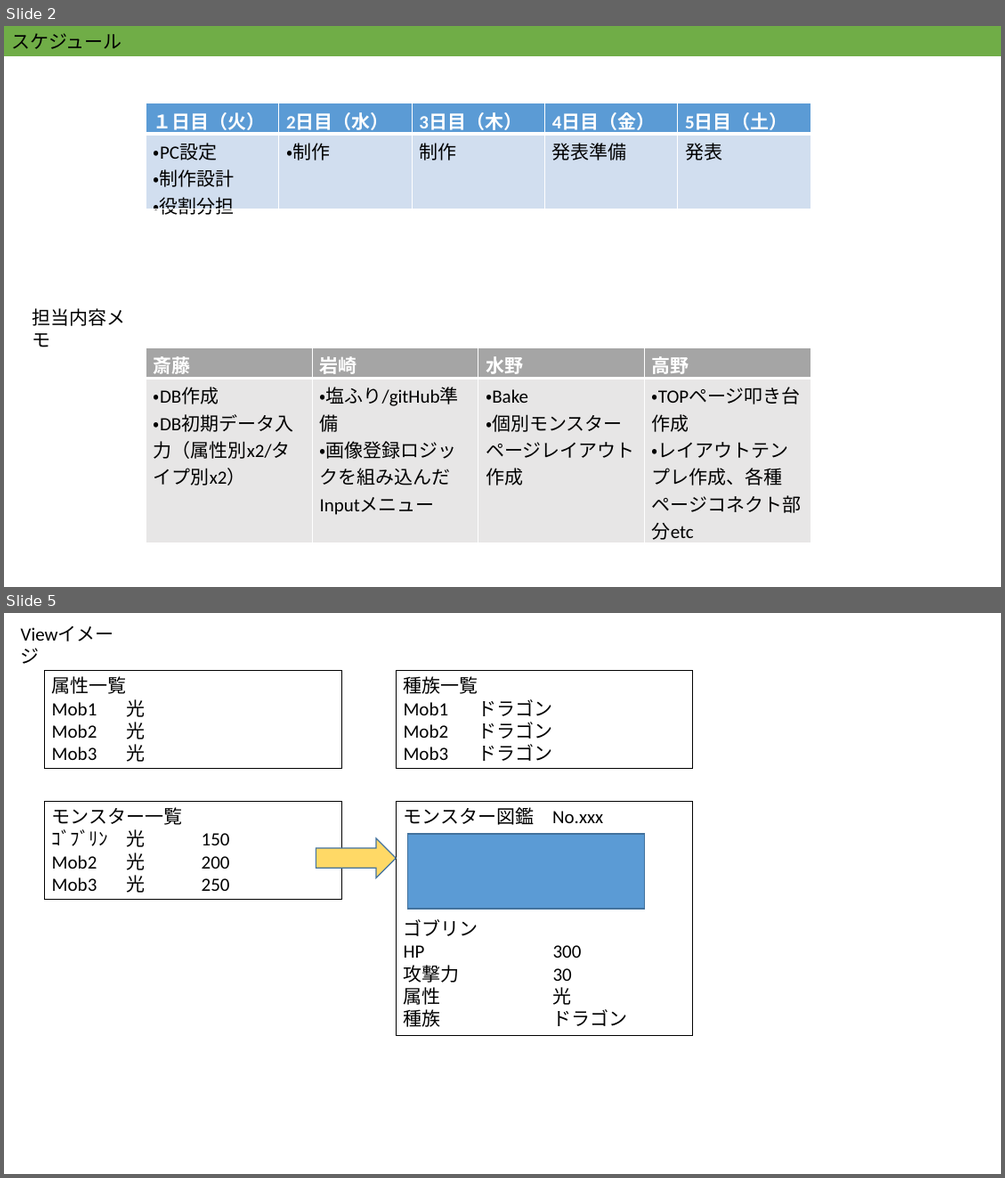
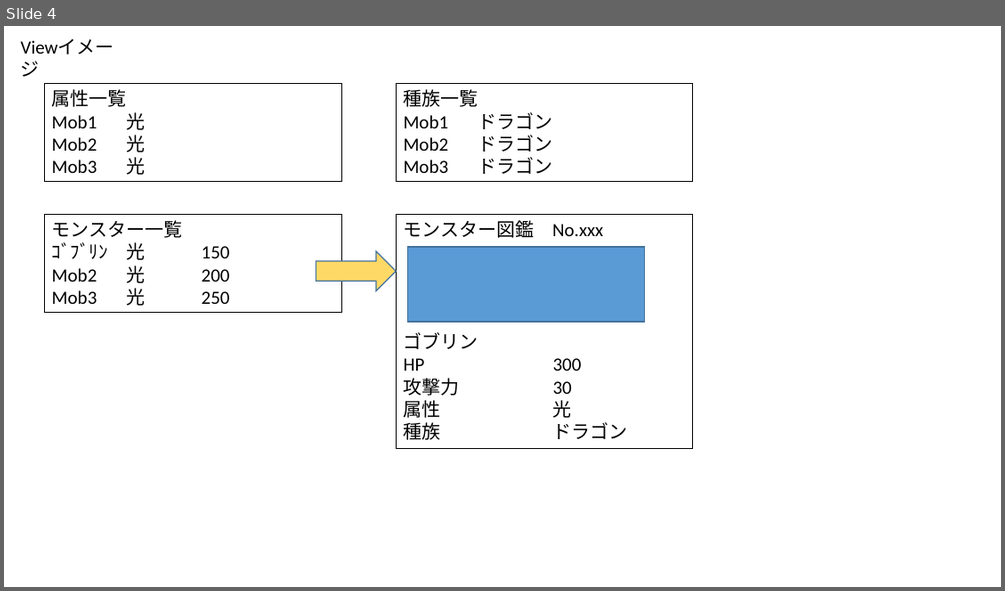
Before and after one commit to PracticeMan/Pazudora, a slide deck: 設計資料.pptx. Shown one above the other, each under a label of ours: slides 2 and 5 before the commit, slide 4 after it; the slides between them are not shown. The pictures are 1005x1178 and 1005x591 pixels, drawn with LibreOffice and Linux fonts; fonts in the diff are those of the drawing. Boxes give left, top, right and bottom in pixels: in the first picture for what was removed or moved away, otherwise in the second. Text is boxed around its words. In the diff, an @@ line names an element or a change of style, - is before the commit and + after.

Commit message:
トップページ作成

```diff
--- a/設計資料.pptx
+++ b/設計資料.pptx
@@ slide 2 removed at [4,26,1001,587], background #FFFFFF @@
@@ rectangle removed at [4,26,1001,56] @@
-スケジュール
@@ table removed at [146,103,811,221], 2 rows, 5 columns @@
-１日目（火） | 2日目（水） | 3日目（木） | 4日目（金） | 5日目（土）
-・PC設定 / ・制作設計 / ・役割分担 | ・制作 | 制作 | 発表準備 | 発表
@@ text removed at [32,308,126,347] @@
-担当内容メモ
@@ table removed at [146,347,810,543], 2 rows, 4 columns @@
-斎藤 | 岩崎 | 水野 | 高野
-・DB作成 / ・DB初期データ入力（属性別x2/タイプ別x2） | ・塩ふり/gitHub準備 / ・画像登録ロジックを組み込んだInputメニュー | ・Bake / ・個別モンスターページレイアウト作成 | ・TOPページ叩き台作成 / ・レイアウトテンプレ作成、各種ページコネクト部分etc
@@ what was slide 5 is now slide 4 @@
```
Also in this commit, not shown: 1 slide changed, 2 slides added, 2 other slides removed, 23 other files.
